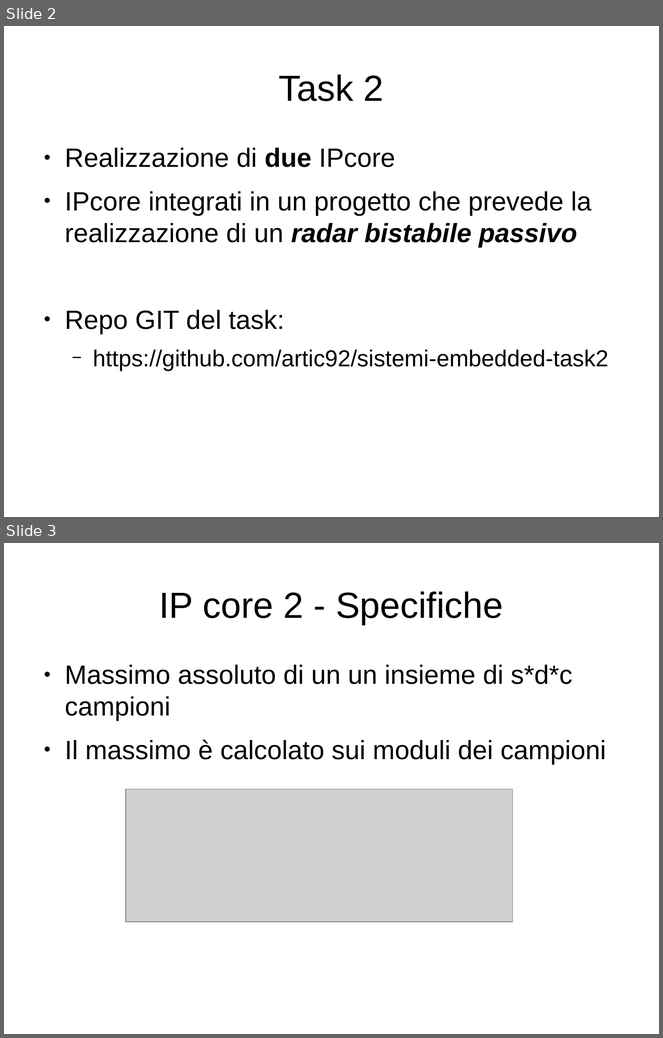
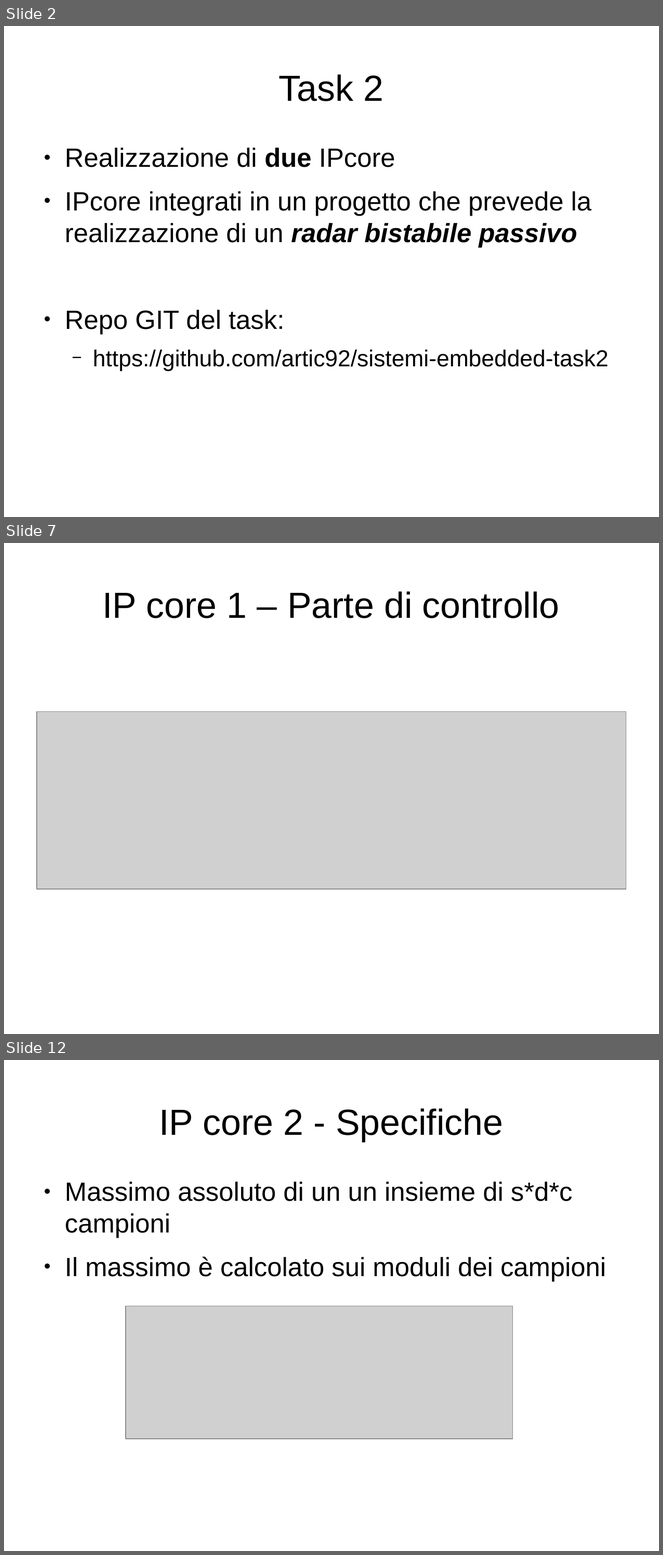
Before and after one commit to artic92/sistemi-embedded-task2, a slide deck: doc/presentazione.odp. Shown one above the other, each under a label of ours: slides 2 and 3 before the commit, slides 2, 7 and 12 after it; the slides between them are not shown. The pictures are 663x1038 and 663x1555 pixels, drawn with LibreOffice and Linux fonts; fonts in the diff are those of the drawing; grey boxes stand for pictures. Boxes give left, top, right and bottom in pixels: in the first picture for what was removed or moved away, otherwise in the second. Text is boxed around its words. In the diff, an @@ line names an element or a change of style, - is before the commit and + after.

Commit message:
Aggiunta doc esterna dell'ip_core1 con relative slide

```diff
--- a/doc/presentazione.odp
+++ b/doc/presentazione.odp
@@ slide 7 added at [4, 543, 659, 1034], background #FFFFFF @@
@@ title added at [103, 591, 560, 618], 44 pt, text #000000 @@
+IP core 1 – Parte di controllo
@@ picture added at [37, 712, 626, 890] @@
@@ what was slide 3 is now slide 12 @@
```
Also in this commit, not shown: 1 slide changed, 8 other slides added, 4 other files.
